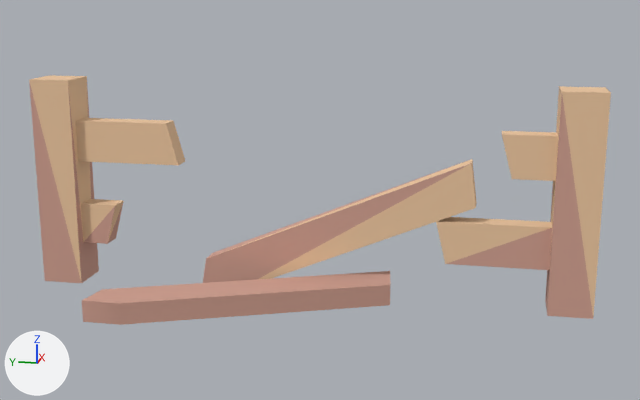
Before and after pictures for a commit that changed the glTF model example_game/world/props/fence-broken.prop/model.glb.
The view is the same before and after, from a camera (50 mm lens) standing at (-2.83, -0.65, 1.08) and looking at (0.02, -0.08, 0.37). The lights are fixed; the arrows at lower left show +X, +Y and +Z. The first picture is the older version. Vertices at exactly the same position are counted once.

In view in the first picture: 'model'.
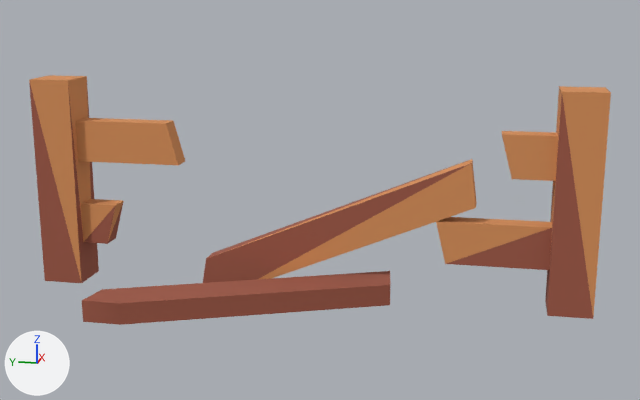
Boxes (x1, y1, x2, y2) around the edits, measured in the pictures (640 x 400 px):
part 1 of me_model, recoloured (beige to orange): (29, 75, 611, 317) in both
part 2 of me_model, recoloured (beige to brown): (29, 81, 593, 325) in both

The change, as a diff of the scene's bpy script:
```diff
--- a/example_game/world/props/fence-broken.prop/model.glb.py
+++ b/example_game/world/props/fence-broken.prop/model.glb.py
@@ me_model @@
 me_model.from_pydata(...)  # 68 vertices, 124 faces; spans x -0.25..0.25, y -1.0..1.0, z -0.02..0.74
 # used by ob_model
+# me_model part 1: 72 faces centred in x 0.1..0.25, y -1.0..1.0, z -0.02..0.74 are repainted in the vertex colours; the middle colour goes from beige #edc7a0 to orange #d9915a
+# me_model part 2: 52 faces centred in x -0.25..0.25, y -1.0..1.0, z -0.02..0.28 are repainted in the vertex colours; the middle colour goes from beige #d0a090 to brown #a05a47
 me_model.materials.append(mat_style)
```
